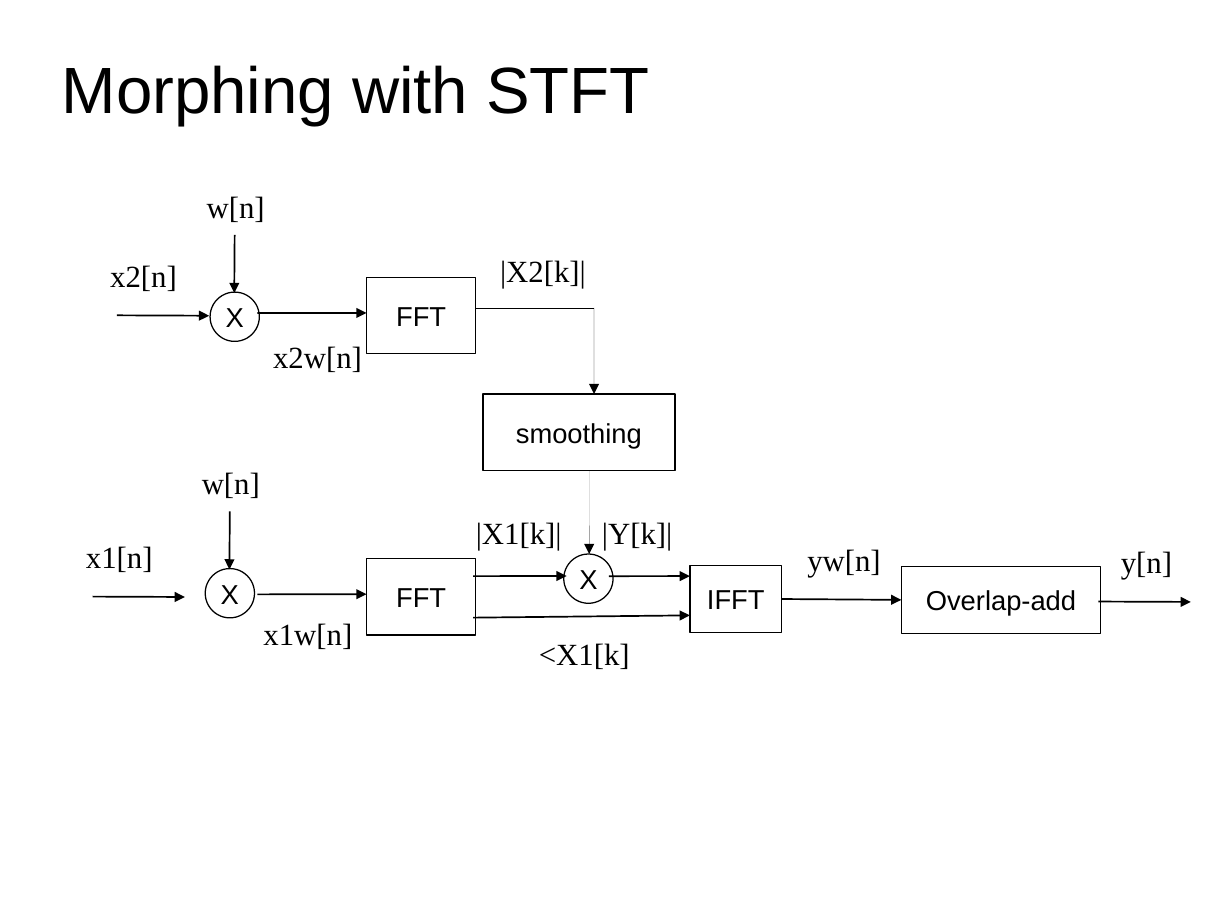
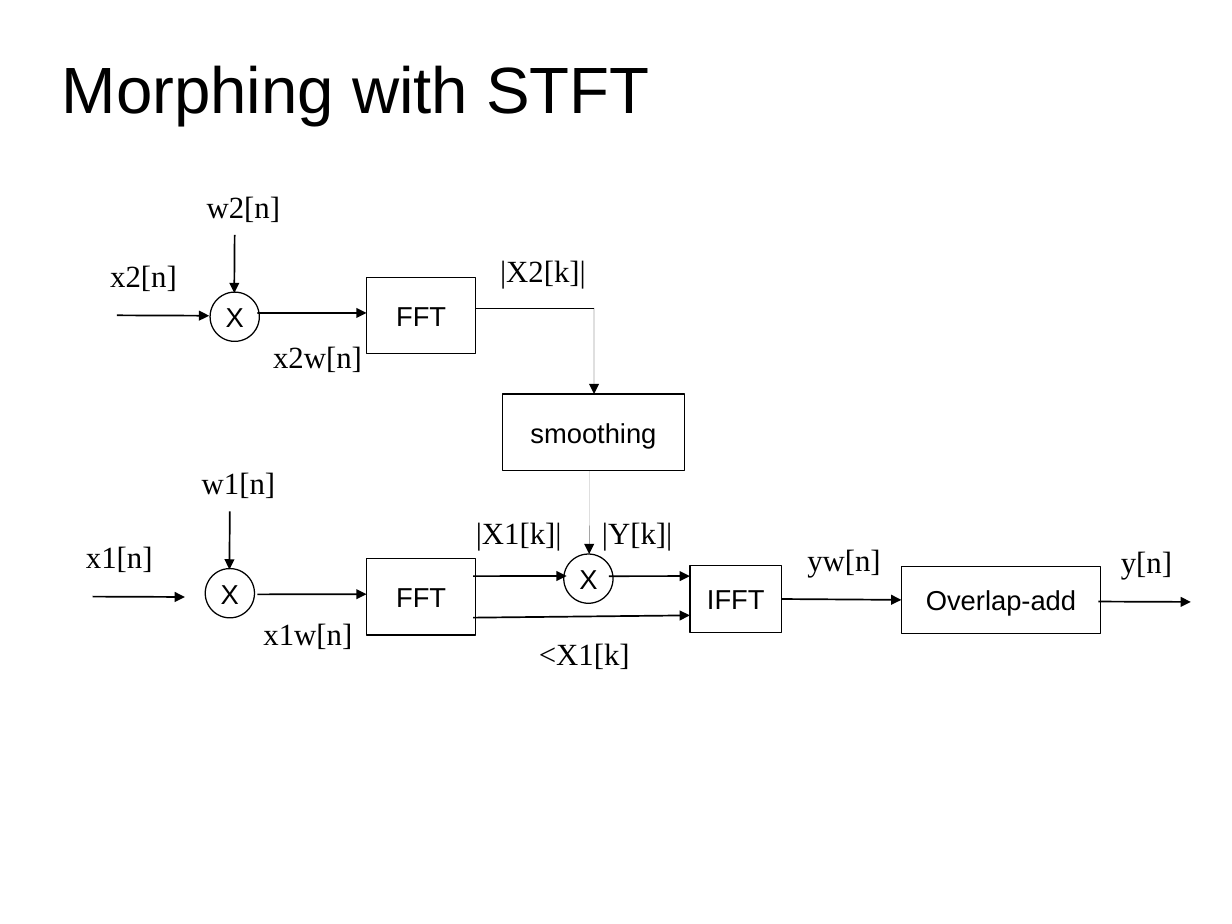
Before and after one commit to MTG/sms-tools, a slide deck: slide 6 of teaching-material/lectures/lect8-Sound-transformations/8-Sound-transformations.odp. Drawn at 1232x924 pixels with LibreOffice and Linux fonts; fonts in the diff are those of the drawing. Boxes give left, top, right and bottom in pixels: in the first picture for what was removed or moved away, otherwise in the second. Text is boxed around its words. In the diff, an @@ line names an element or a change of style, - is before the commit and + after.

```diff
--- a/teaching-material/lectures/lect8-Sound-transformations/8-Sound-transformations.odp
+++ b/teaching-material/lectures/lect8-Sound-transformations/8-Sound-transformations.odp
@@ text at (x1=207, y1=196, x2=280, y2=222): text changed @@
-w[n]
+w2[n]
@@ rectangle "smoothing" resized from (x1=483, y1=394, x2=675, y2=471) to (x1=503, y1=394, x2=685, y2=471) @@
@@ text at (x1=202, y1=472, x2=275, y2=498): text changed @@
-w[n]
+w1[n]
```
Also in this commit, not shown: 3 other slides changed, 14 other files.
